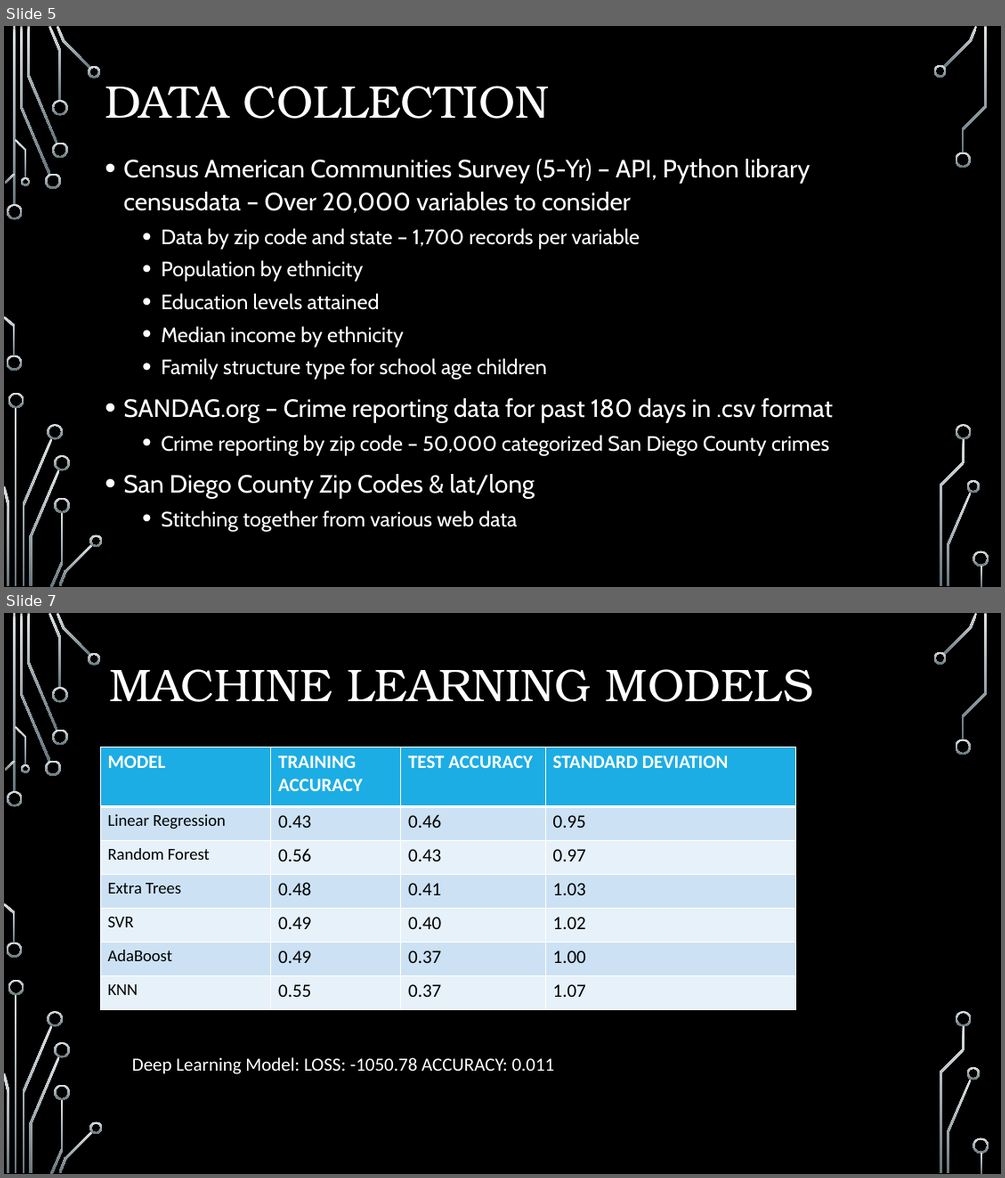
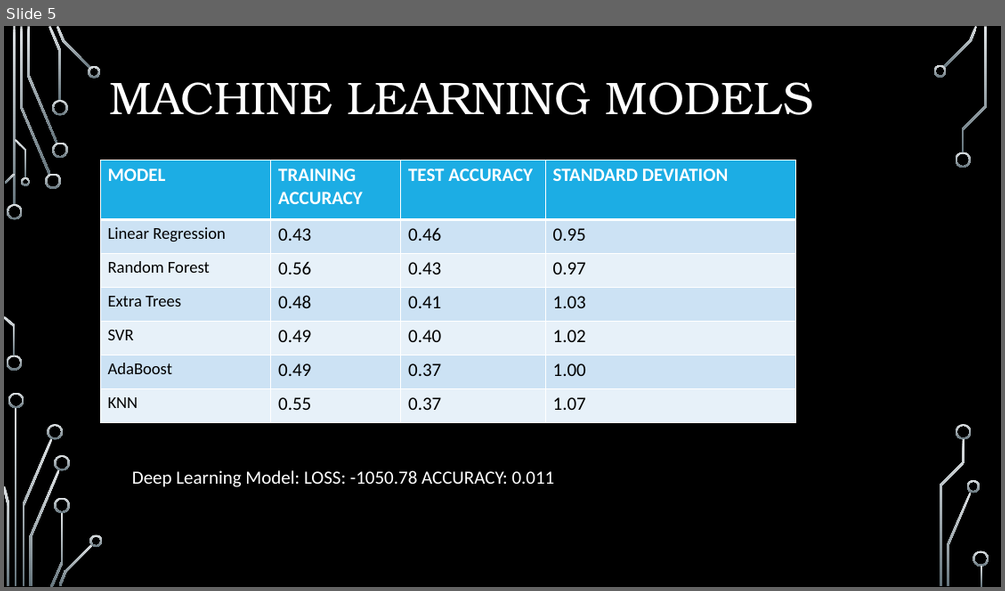
Before and after one commit to pkorat/ML-School-Rating-Prediction-Model, a slide deck: Final_Presentation_Project4.pptx. Shown one above the other, each under a label of ours: slides 5 and 7 before the commit, slide 5 after it; the slides between them are not shown. The pictures are 1005x1178 and 1005x591 pixels, drawn with LibreOffice and Linux fonts; fonts in the diff are those of the drawing; background and template pictures are left out. Boxes give left, top, right and bottom in pixels: in the first picture for what was removed or moved away, otherwise in the second. Text is boxed around its words. In the diff, an @@ line names an element or a change of style, - is before the commit and + after.

```diff
--- a/Final_Presentation_Project4.pptx
+++ b/Final_Presentation_Project4.pptx
@@ slide 5 removed at (4,26,1001,587), background picture (left out); not listed: 36 template elements that a slide beside it also shows @@
@@ title removed at (105,86,549,119) @@
-DATA COLLECTION
@@ text removed at (123,159,833,532) @@
-• Census American Communities Survey (5-Yr) – API, Python library censusdata – Over 20,000 variables to consider
-  • Data by zip code and state – 1,700 records per variable
-  • Population by ethnicity
-  • Education levels attained
-  • Median income by ethnicity
-  • Family structure type for school age children
-• SANDAG.org – Crime reporting data for past 180 days in .csv format
-  • Crime reporting by zip code – 50,000 categorized San Diego County crimes
-• San Diego County Zip Codes & lat/long
-  • Stitching together from various web data
@@ what was slide 7 is now slide 5 @@
```
Also in this commit, not shown: 5 slides changed, 3 slides added, 3 other slides removed, 1 other file.
